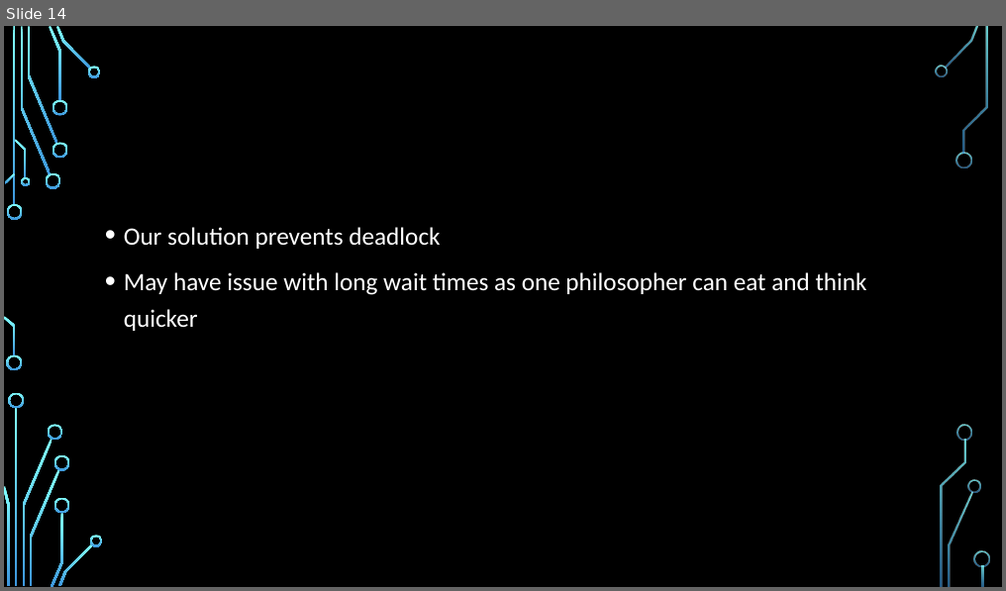
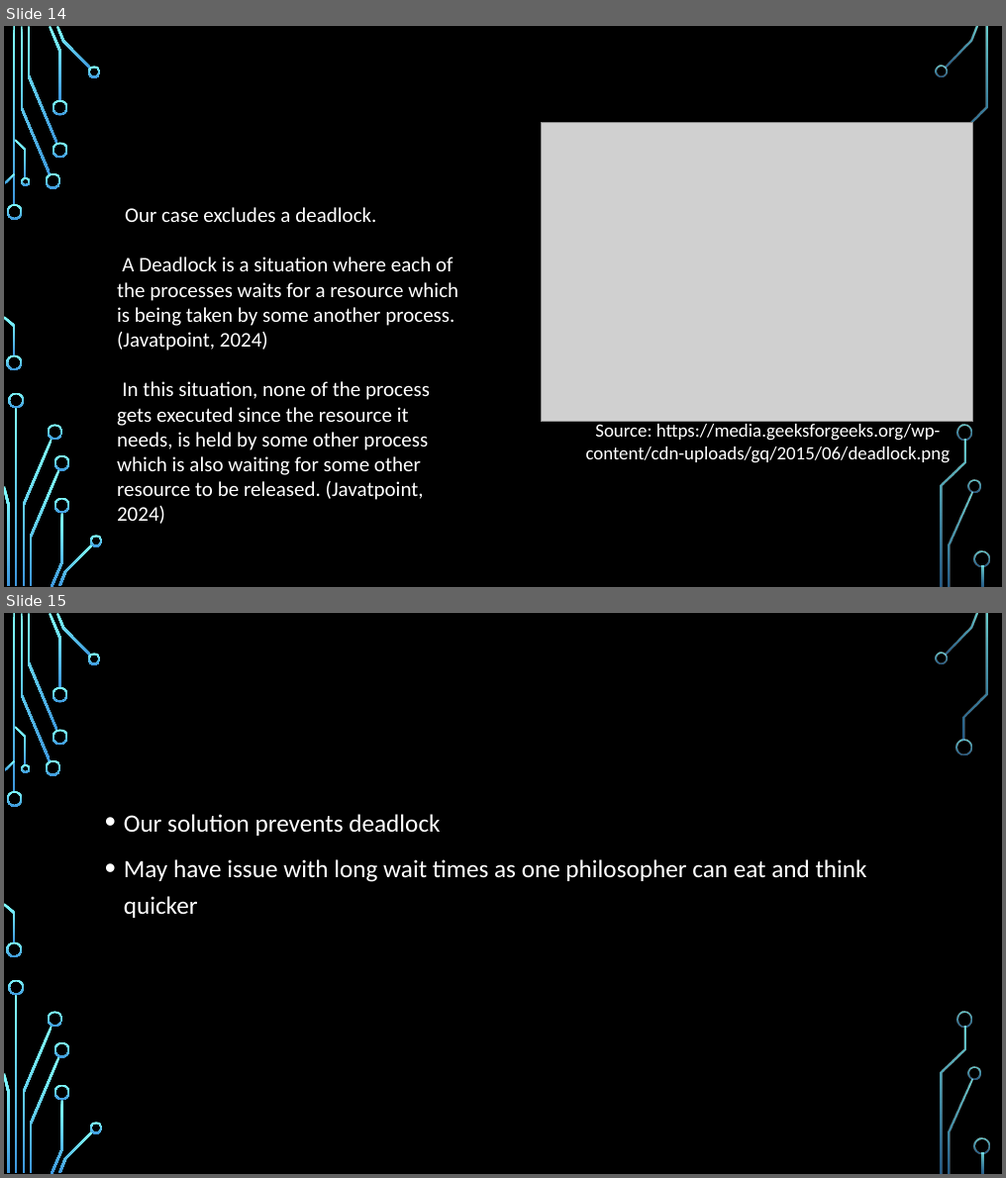
Before and after one commit to StevenKelly99/Stressfree-Pets, a slide deck: final_Presentation_New.pptx. Shown one above the other, each under a label of ours: slide 14 before the commit, slides 14 and 15 after it. The pictures are 1006x591 and 1006x1178 pixels, drawn with LibreOffice and Linux fonts; fonts in the diff are those of the drawing; grey boxes stand for pictures; background and template pictures are left out. Boxes give left, top, right and bottom in pixels: in the first picture for what was removed or moved away, otherwise in the second. Text is boxed around its words. In the diff, an @@ line names an element or a change of style, - is before the commit and + after.

```diff
--- a/final_Presentation_New.pptx
+++ b/final_Presentation_New.pptx
@@ slide 14 added at bbox=[4, 26, 1002, 587], background picture (left out); not listed: 36 template elements that a slide beside it also shows @@
@@ text added at bbox=[98, 67, 240, 77], 36 pt, text #000000 @@
+ANALYSIS AND RESULTS:
@@ picture added at bbox=[541, 123, 973, 422] @@
@@ text added at bbox=[117, 207, 458, 500], 20 pt, text #FFFFFF @@
+• /Our case excludes a deadlock.
+• .A Deadlock is a situation where each of the processes waits for a resource which is being taken by some another process. (Javatpoint, 2024)
+• .In this situation, none of the process gets executed since the resource it needs, is held by some other process which is also waiting for some other resource to be released. (Javatpoint, 2024)
@@ text added at bbox=[295, 207, 376, 222], 24 pt, text #000000 @@
+4. DEADLOCK EXAMPLE
@@ text added at bbox=[586, 424, 950, 464], 18 pt, text #FFFFFF @@
+Source: https://media.geeksforgeeks.org/wp-content/cdn-uploads/gq/2015/06/deadlock.png
@@ what was slide 14 is now slide 15 @@
```
Also in this commit, not shown: 3 slides changed, 1 other slide added, 1 slide removed.
